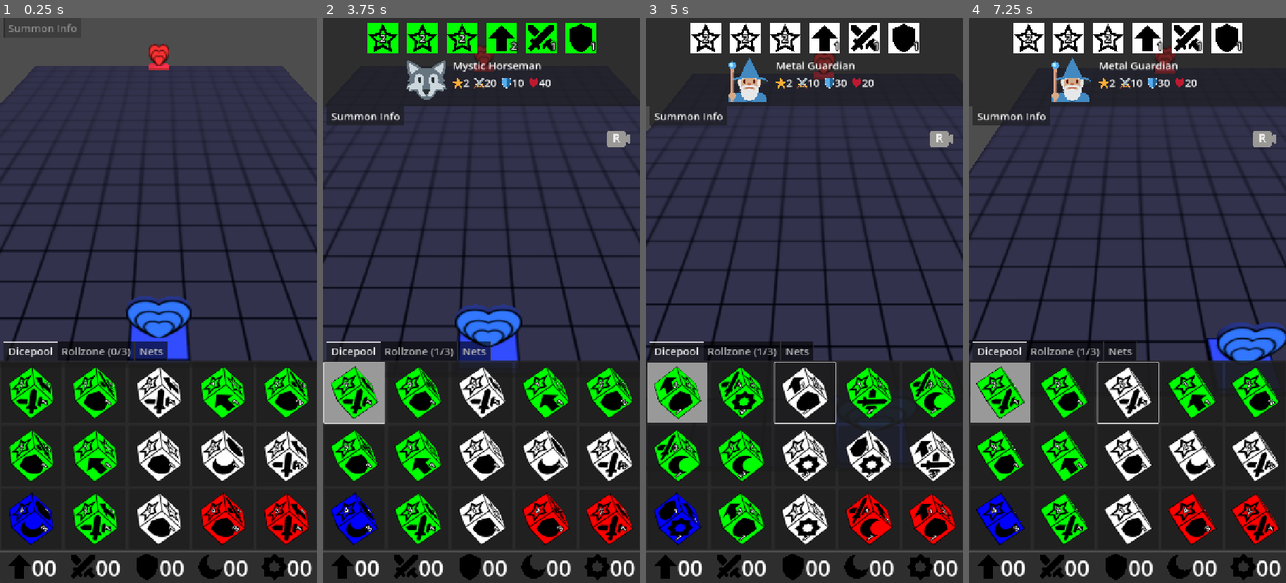
Above: before the commit, frames 1-4 (left to right).
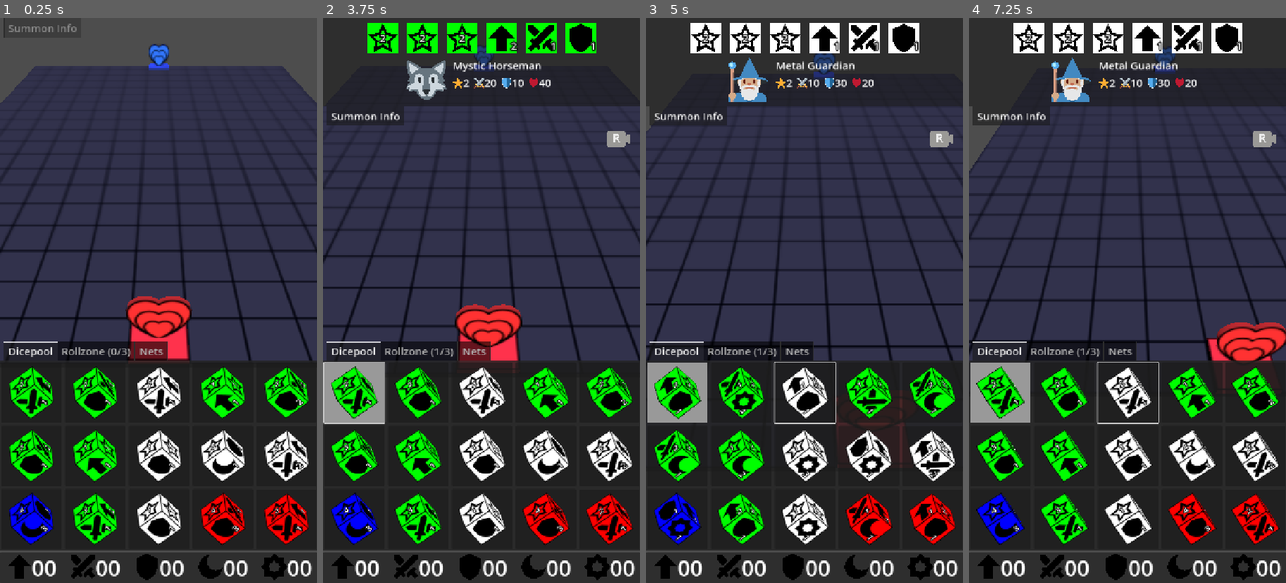
Above: after the commit, the same moments.

Repository: francocurotto/DDMre
Game: Godot game, scene res://scenes/duel.tscn
Same seed, same stepped clock (60 frames per second), same inputs: the game is played once before the commit and once after it.
Inputs (mouse positions are in pixels of both pictures, inside the frame that each line leads up to):
- Up to frame 1 (0.25 s): no input
- Up to frame 2 (3.75 s): click (354, 390) at 0.52 s; click (354, 390) at 1.27 s; click (354, 390) at 2.02 s; move the mouse to (551, 272) at 2.77 s; click (551, 272) at 2.92 s; drag from (418, 328) to (465, 413) at 3.52 s
- Up to frame 3 (5 s): move the mouse to (836, 176) at 4.27 s; click (836, 176) at 4.42 s
- Up to frame 4 (7.25 s): drag from (1111, 413) to (1032, 215) at 5.02 s; move the mouse to (1222, 385) at 5.77 s; click (1222, 385) at 5.92 s; drag from (1032, 215) to (1079, 159) at 6.52 s

The runs differ from the first frame. In frame 1, 2.3% of the frame differs, in the area x 39-61%, y 4-61%; in frame 2, 2.1%; in frame 3, 0.4%; in frame 4, 1.7%.

Commit message:
fixing player 2 issues

Diff:
--- a/source/scenes/dice/dice.gd
+++ b/source/scenes/dice/dice.gd
@@ -3,8 +3,8 @@
 class_name Dice
 
 #region constants
-const STATIC_LINEAR_VELOCITY_THRESHOLD = 0.02
-const STATIC_ANGULAR_VELOCITY_THRESHOLD = 0.05
+const STATIC_LINEAR_VELOCITY_THRESHOLD = 0.1
+const STATIC_ANGULAR_VELOCITY_THRESHOLD = 0.2
 const STATIC_TIME_THRESHOLD = 0.5
 const ROLLED_SIDE_THRESHOLD = 0.99
 const ROLL_FORCE_SCALER = 0.01
--- a/source/scenes/duel.tscn
+++ b/source/scenes/duel.tscn
@@ -10,3 +10,4 @@
 [node name="Dungeon" parent="." instance=ExtResource("2_j5jx5")]
 
 [node name="PlayerGUI" parent="." instance=ExtResource("3_iyx0m")]
+player = 2
--- a/source/scenes/dungeon/dungeon.gd
+++ b/source/scenes/dungeon/dungeon.gd
@@ -20,7 +20,6 @@
 
 #region private variables
 var tiles = []
-var dimtile
 #endregion
 
 #region builtin functions
@@ -28,15 +27,15 @@
 	Globals.dungeon = self
 
 func _ready() -> void:
-	dimtile = $Rows/Row4/BaseTile7
+	#dimtile = $Rows/Row4/BaseTile7
 	for row in $Rows.get_children():
 		for tile in row.get_children():
 			tiles.append(tile)
 #endregion
 
 #region public functions
-func set_dimnet(net):
-	var net_tiles = get_net_tiles(net)
+func set_dimnet(net, dimcoor):
+	var net_tiles = get_net_tiles(net, dimcoor)
 	for tile in tiles:
 		tile.highlight = tile in net_tiles
 
@@ -62,10 +61,10 @@
 
 #region signals callbacks
 func on_tile_touched(tile, dimdice_position, net) -> void:
+	#TODO: would this allow for opponent player to move dimdice?
 	if dimdice:
-		dimtile = tile
 		dimdice.position = dimdice_position
-		set_dimnet(net)
+		set_dimnet(net, get_tilecoor(tile))
 
 func rotate_dimdice_clockwise():
 	var axis = Vector3(0, 1, 0)
@@ -84,9 +83,8 @@
 #endregion
 
 #region private functions
-func get_net_tiles(net):
+func get_net_tiles(net, dimcoor):
 	var net_tiles = []
-	var dimcoor = get_tilecoor(dimtile)
 	net.offset = dimcoor
 	for coor in net.coordinates:
 		var tile = get_tile(coor)
--- a/source/scenes/player_gui/dungeon_gui/dungeon_gui.gd
+++ b/source/scenes/player_gui/dungeon_gui/dungeon_gui.gd
@@ -11,7 +11,8 @@
 
 #region private variables
 var dimdice_dragging = false
-var dimdice_position = Vector3(0, 2, -3)
+var dimdice_position : Vector3
+var dimcoor : Vector2i
 #endregion
 
 #region onready variables
@@ -42,7 +43,7 @@
 	dimdice.dimension_finished.connect(on_dimension_finished)
 	# add dimdice and net
 	Globals.dungeon.dimdice = dimdice
-	Globals.dungeon.set_dimnet(player_gui.net)
+	Globals.dungeon.set_dimnet(player_gui.net, dimcoor)
 
 func on_touch_released():
 	var object = controls.touched_object
--- a/source/scenes/player_gui/net/net.gd
+++ b/source/scenes/player_gui/net/net.gd
@@ -19,7 +19,7 @@
 #region public variables
 var type
 var rotation = 0
-var orientation = 1
+var orientation
 var offset
 var coordinates:
 	get():
--- a/source/scenes/player_gui/player_gui.gd
+++ b/source/scenes/player_gui/player_gui.gd
@@ -5,9 +5,11 @@
 #endregion
 
 #region constants
+const Net = preload("res://scenes/player_gui/net/net.gd")
 const LIGHT_POSITION = {1: Vector3(0, 8, 7), 2: Vector3(0, 8, -25)}
 const LIGHT_ROTATION = {1: Vector3(-PI/4, 0, 0), 2: Vector3(-3*PI/4, 0, PI)}
-const Net = preload("res://scenes/player_gui/net/net.gd")
+const DIMDICE_INIT_POSITION = {1: Vector3(0, 2, -3), 2: Vector3(0, 2, -15)}
+const DIMCOOR = {1: Vector2i(6, 3), 2: Vector2i(6, 15)}
 #endregion
 
 #region export vatriables
@@ -53,8 +55,12 @@
 	$DiceGUI.rollzone.dimdice_selected.connect($InfoGUI.on_dimdice_selected)
 	$DiceGUI.rollzone.dimdice_selected.connect($DungeonGUI.on_dimdice_selected)
 	$DuelCamera.camera_moved.connect(func(): dungeon_gui.camera_reset.visible=true)
+	# setup dungeon_gui
+	dungeon_gui.dimdice_position = DIMDICE_INIT_POSITION[player]
+	dungeon_gui.dimcoor = DIMCOOR[player]
 	# setup net
 	net.type = $DiceGUI.net_buttons.button_group.get_pressed_button().type
+	net.orientation = 3 - 2*player
 	# initialize dicepool
 	for i in Globals.DICEPOOL_SIZE:
 		var rand_dice = dicelib[str(randi_range(1,len(dicelib)))]
Not shown, changed: TODO.md
